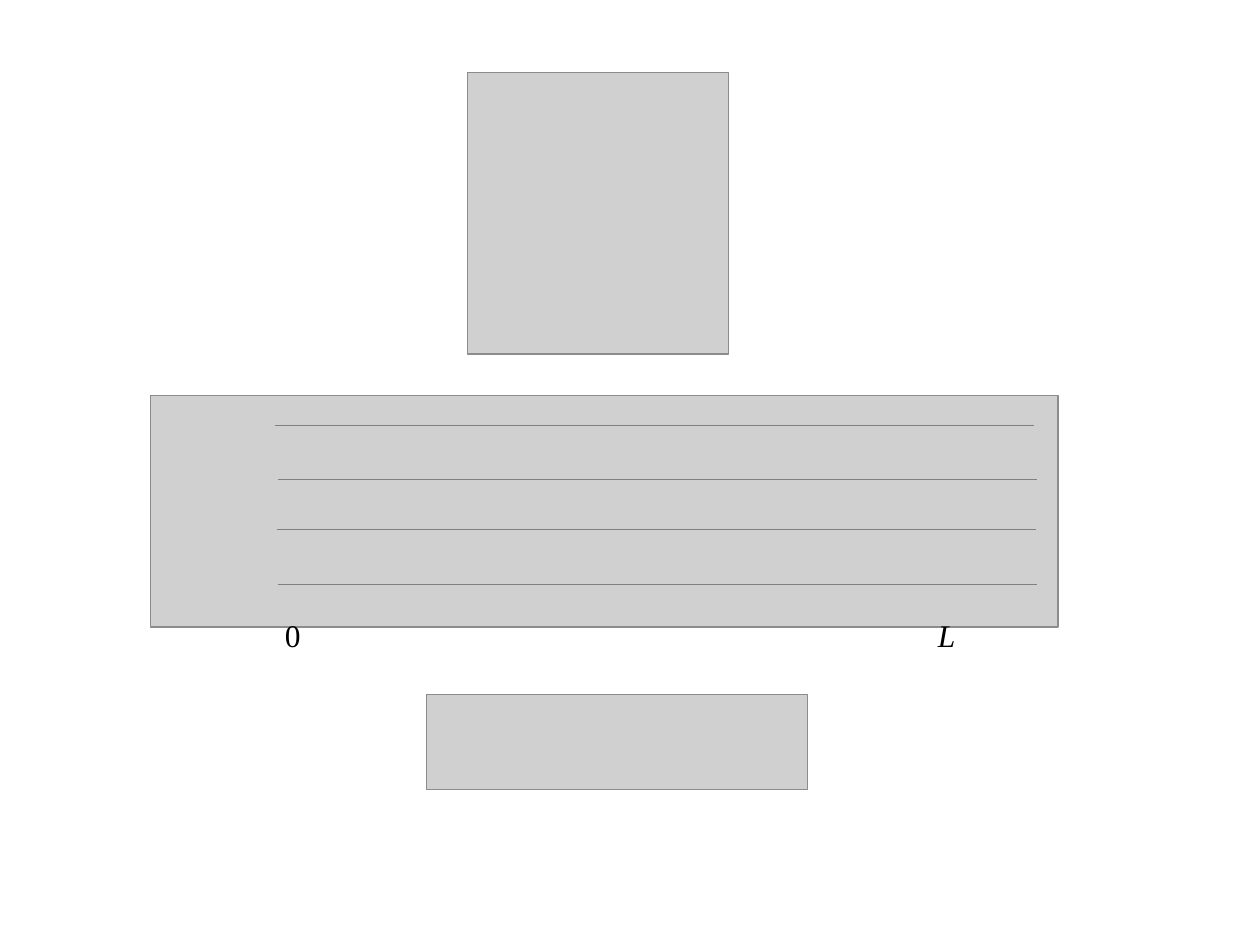
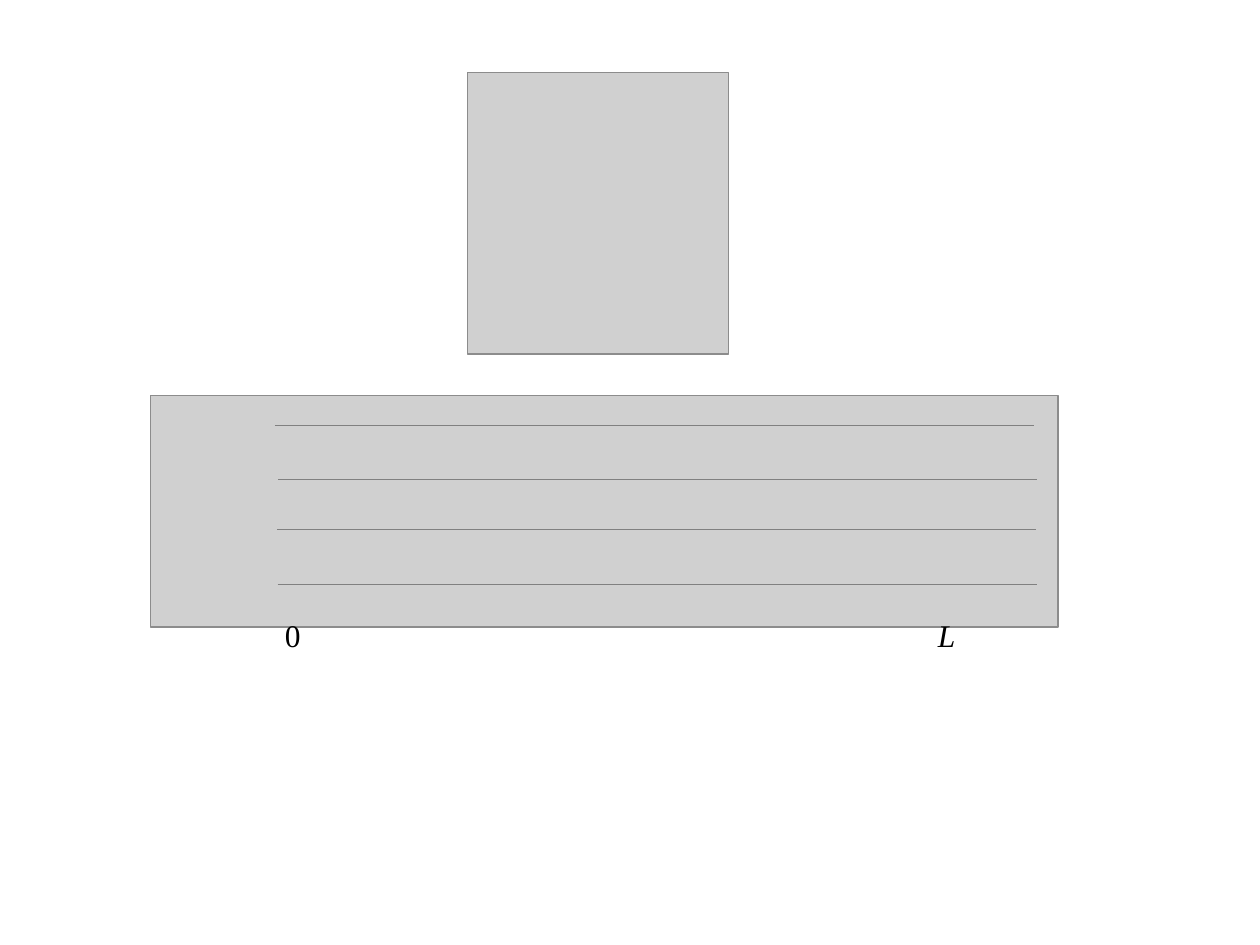
Before and after one commit to MFMG99/patrones, a slide deck: slide 51 of clases/Cap02_Extraccion_de_Caracteristicas/presentations/PAT02_DescriptoresFourier.pptx (slide 43 before the commit). Drawn at 1260x945 pixels with LibreOffice and Linux fonts; fonts in the diff are those of the drawing; grey boxes stand for pictures. Boxes give left, top, right and bottom in pixels: in the first picture for what was removed or moved away, otherwise in the second. Text is boxed around its words. In the diff, an @@ line names an element or a change of style, - is before the commit and + after.

```diff
--- a/clases/Cap02_Extraccion_de_Caracteristicas/presentations/PAT02_DescriptoresFourier.pptx
+++ b/clases/Cap02_Extraccion_de_Caracteristicas/presentations/PAT02_DescriptoresFourier.pptx
@@ rectangle added at [382,660,835,809], fill #FFFFFF @@
@@ picture removed at [427,694,808,790] @@
```
Also in this commit, not shown: 5 other slides changed, 17 slides added, 1 slide removed.
